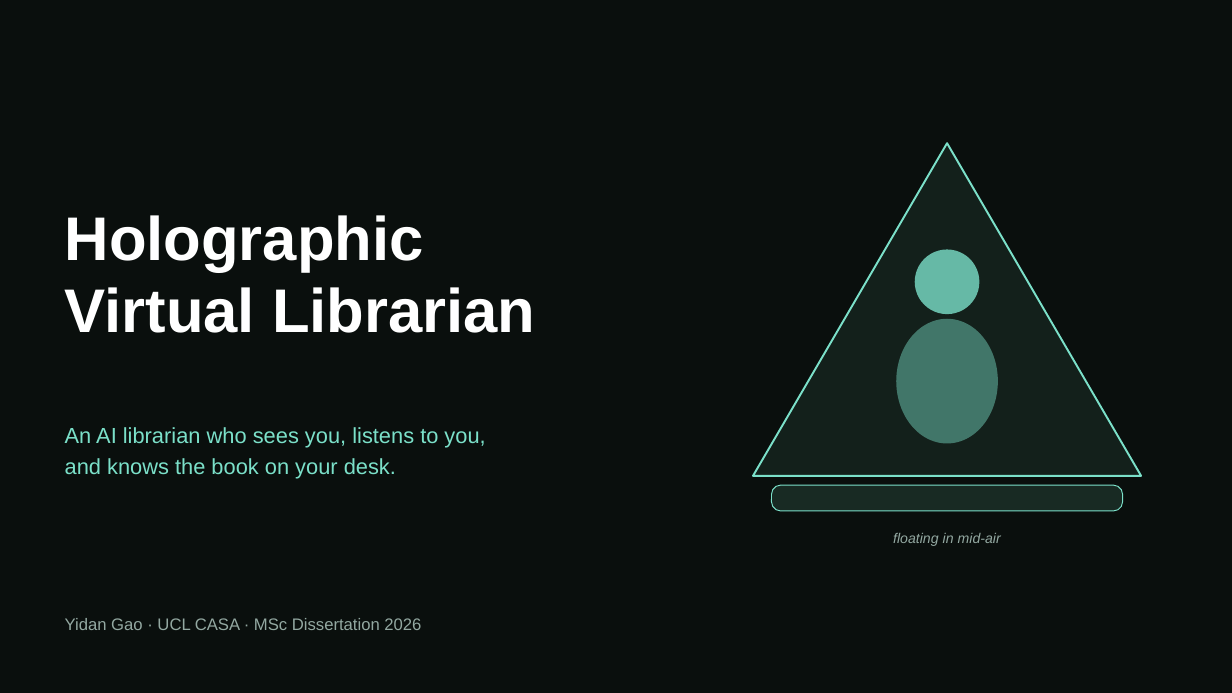
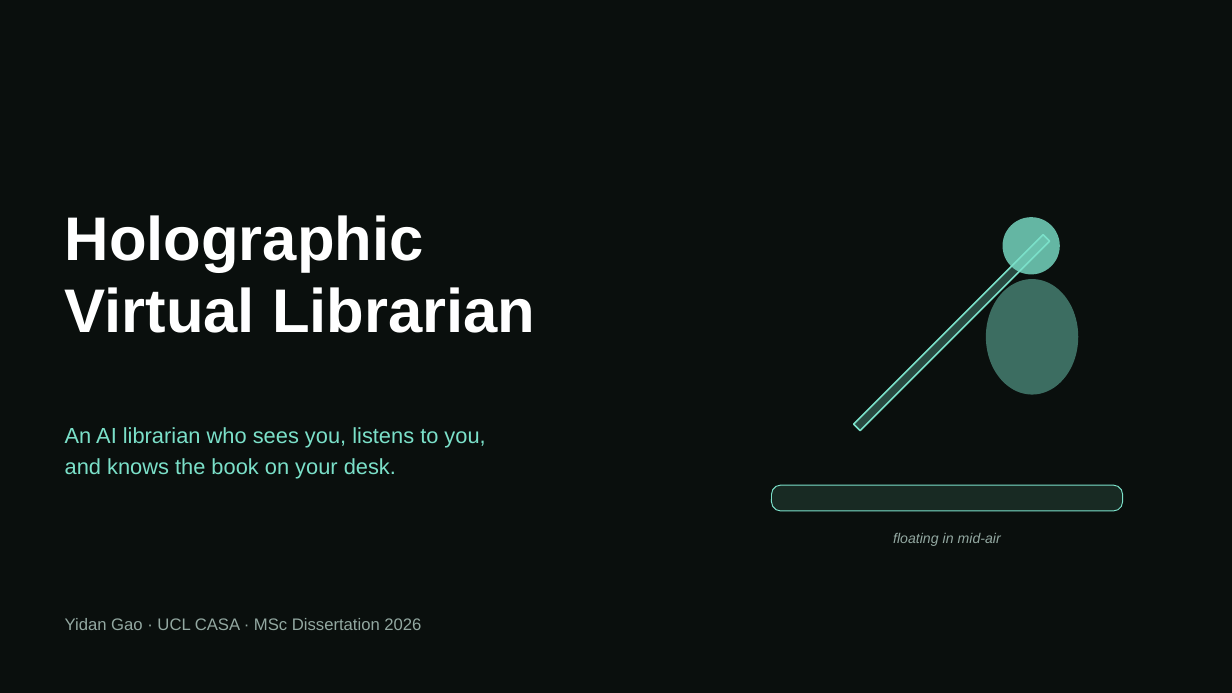
Before and after one commit to gydgzh/casa0022, a slide deck: slide 1 of Exhibition_Pitch_1min.pptx. Drawn at 1232x693 pixels with LibreOffice and Linux fonts; fonts in the diff are those of the drawing. Boxes give left, top, right and bottom in pixels: in the first picture for what was removed or moved away, otherwise in the second. Text is boxed around its words. In the diff, an @@ line names an element or a change of style, - is before the commit and + after.

```diff
--- a/Exhibition_Pitch_1min.pptx
+++ b/Exhibition_Pitch_1min.pptx
@@ triangle removed at [753,143,1141,476] @@
@@ rectangle added at [854,235,1050,431], fill #7BE0C9 at 28% opacity, outline #7BE0C9 1.25 pt @@
@@ ellipse: place and size @@
-ellipse at [915,250,980,314]
+ellipse at [1003,217,1060,274]
@@ ellipse: place and size @@
-ellipse at [897,319,998,444]
+ellipse at [986,279,1079,395]
```
Also in this commit, not shown: 1 other slide changed, 1 other file.
